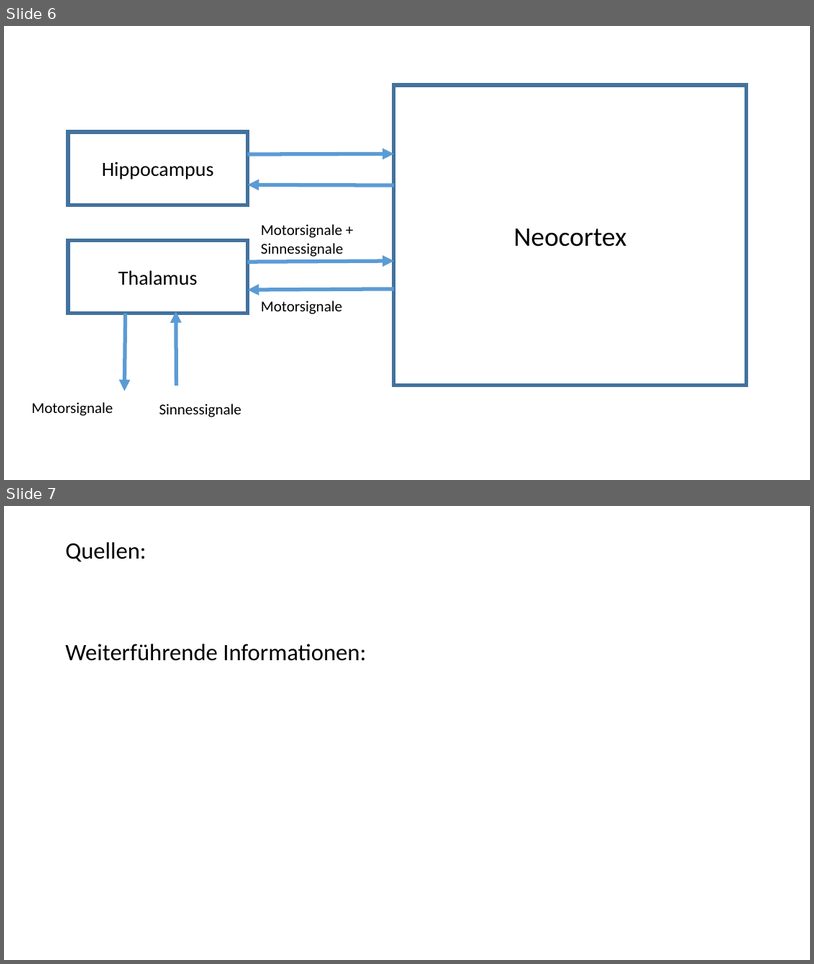
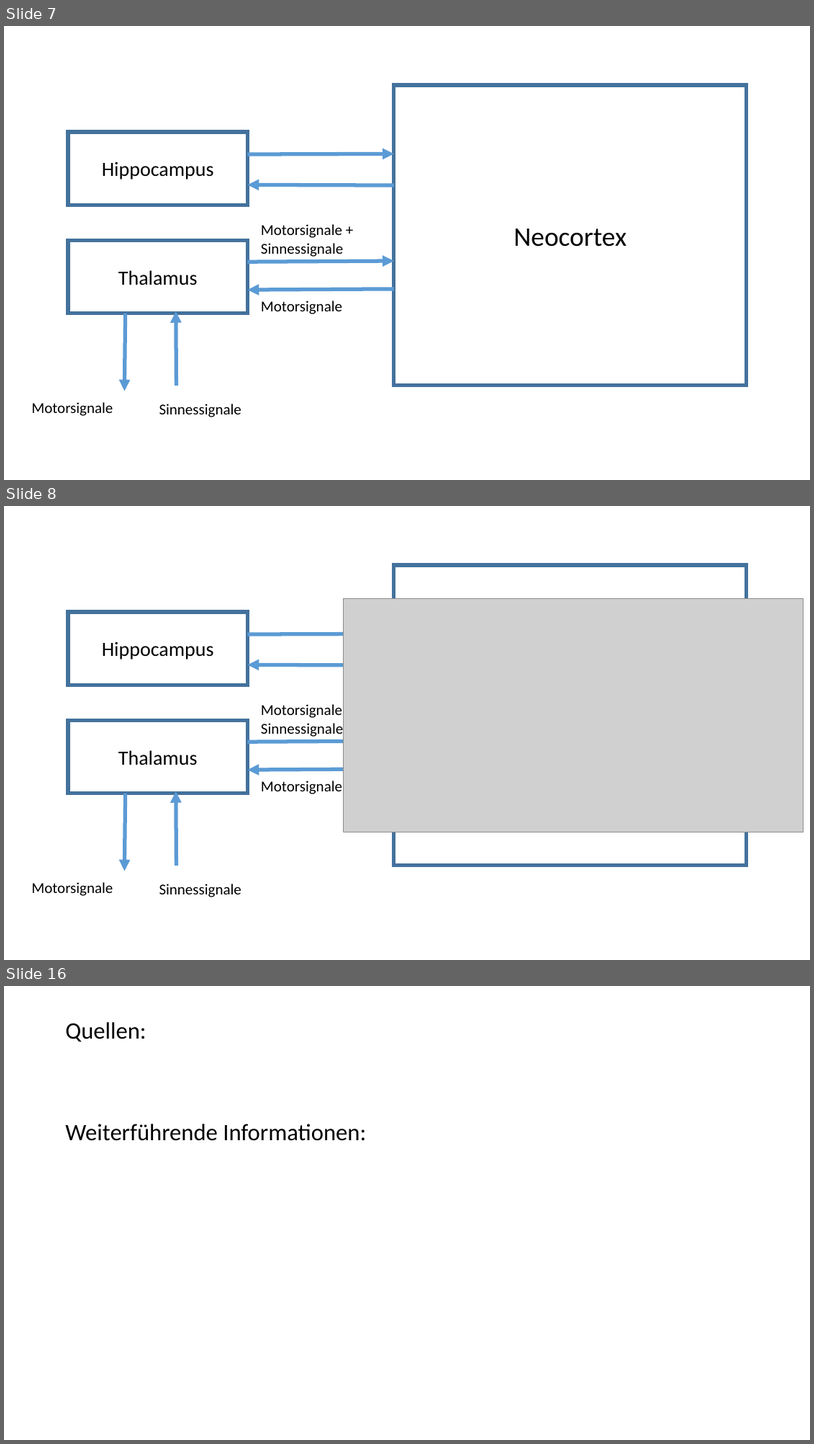
Before and after one commit to danck/hsem, a slide deck: Vortrag/hsem.pptx. Shown one above the other, each under a label of ours: slides 6 and 7 before the commit, slides 7, 8 and 16 after it; the slides between them are not shown. The pictures are 814x964 and 814x1444 pixels, drawn with LibreOffice and Linux fonts; fonts in the diff are those of the drawing; grey boxes stand for pictures. Boxes give left, top, right and bottom in pixels: in the first picture for what was removed or moved away, otherwise in the second. Text is boxed around its words. In the diff, an @@ line names an element or a change of style, - is before the commit and + after.

Commit message:
add slides and pictures

```diff
--- a/Vortrag/hsem.pptx
+++ b/Vortrag/hsem.pptx
@@ slide 8 added at (4, 506, 810, 960), background #FFFFFF @@
@@ rectangle added at (394, 565, 747, 865), outline #43739E 4.5 pt @@
@@ rectangle added at (68, 612, 248, 685), outline #43739E 4.5 pt, 24 pt, text #000000 @@
+Hippocampus
@@ picture added at (344, 599, 805, 831) @@
@@ arrow added from (248, 634) to (394, 633), #5B9BD5 4.5 pt @@
@@ arrow added from (394, 665) to (248, 664), #5B9BD5 4.5 pt @@
@@ rectangle added at (68, 720, 248, 793), outline #43739E 4.5 pt, 24 pt, text #000000 @@
+Thalamus
@@ text added at (261, 704, 343, 736), 18 pt, text #000000 @@
+Motorsignale +
+Sinnessignale
@@ arrow added from (248, 742) to (394, 741), #5B9BD5 4.5 pt @@
@@ arrow added from (394, 769) to (248, 770), #5B9BD5 4.5 pt @@
@@ text added at (261, 780, 342, 794), 18 pt, text #000000 @@
+Motorsignale
@@ arrow added from (126, 793) to (124, 871), #5B9BD5 4.5 pt @@
@@ arrow added from (176, 865) to (176, 791), #5B9BD5 4.5 pt @@
@@ text added at (31, 882, 113, 896), 18 pt, text #000000 @@
+Motorsignale
@@ text added at (160, 883, 242, 897), 18 pt, text #000000 @@
+Sinnessignale
@@ what was slide 6 is now slide 7 @@
@@ what was slide 7 is now slide 16 @@
```
Also in this commit, not shown: 1 slide changed, 8 other slides added.
